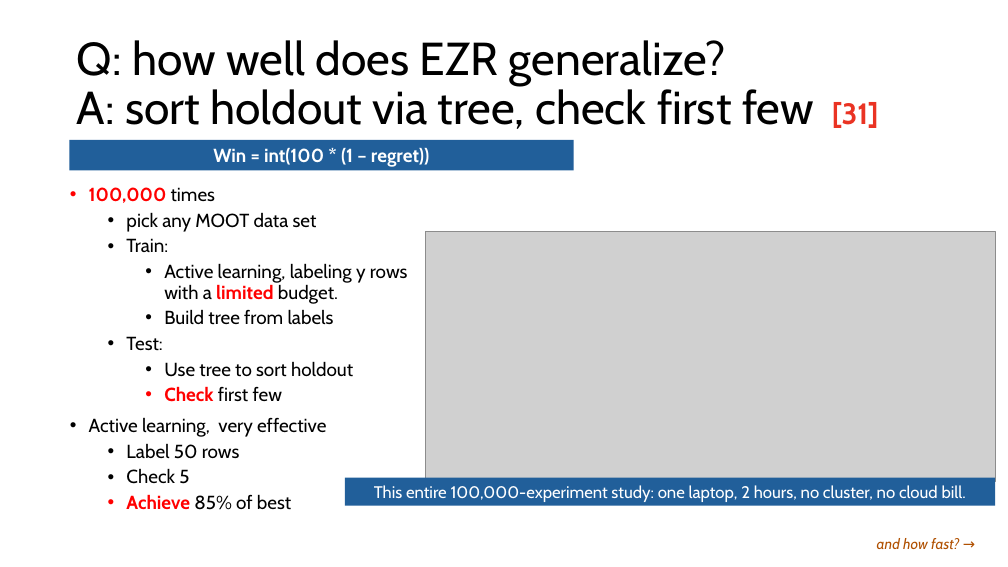
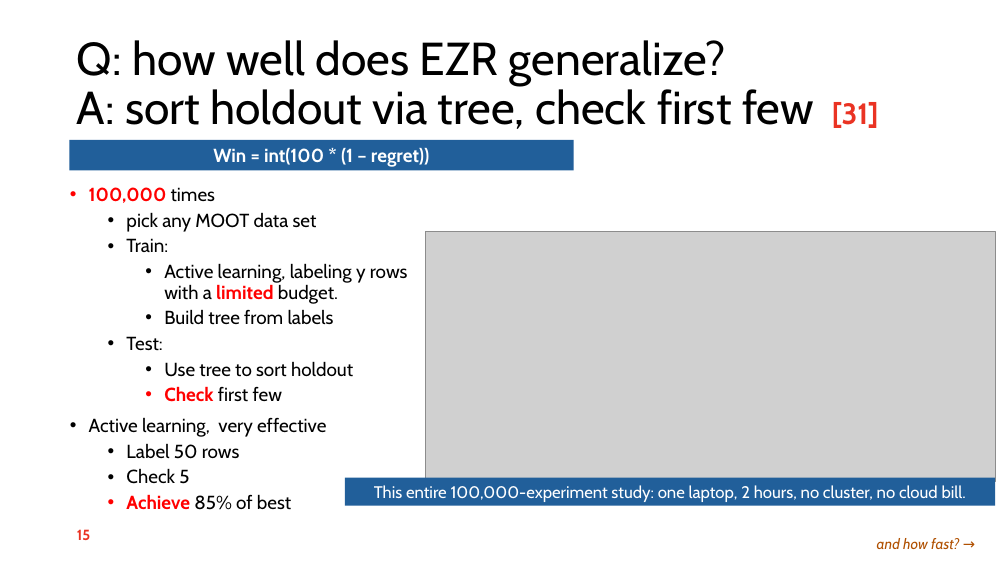
Before and after one commit to timm/fyi, a slide deck: slide 15 of 26less.pptx. Drawn at 1008x567 pixels with LibreOffice and Linux fonts; fonts in the diff are those of the drawing; grey boxes stand for pictures; background and template pictures are left out. Boxes give left, top, right and bottom in pixels: in the first picture for what was removed or moved away, otherwise in the second. Text is boxed around its words. In the diff, an @@ line names an element or a change of style, - is before the commit and + after.

```diff
--- a/26less.pptx
+++ b/26less.pptx
@@ text added at <box>77,529,90,540</box>, 14 pt, text #EA3323, bold @@
+15
```
Also in this commit, not shown: 23 other slides changed, 1 slide added, 1 other file.
